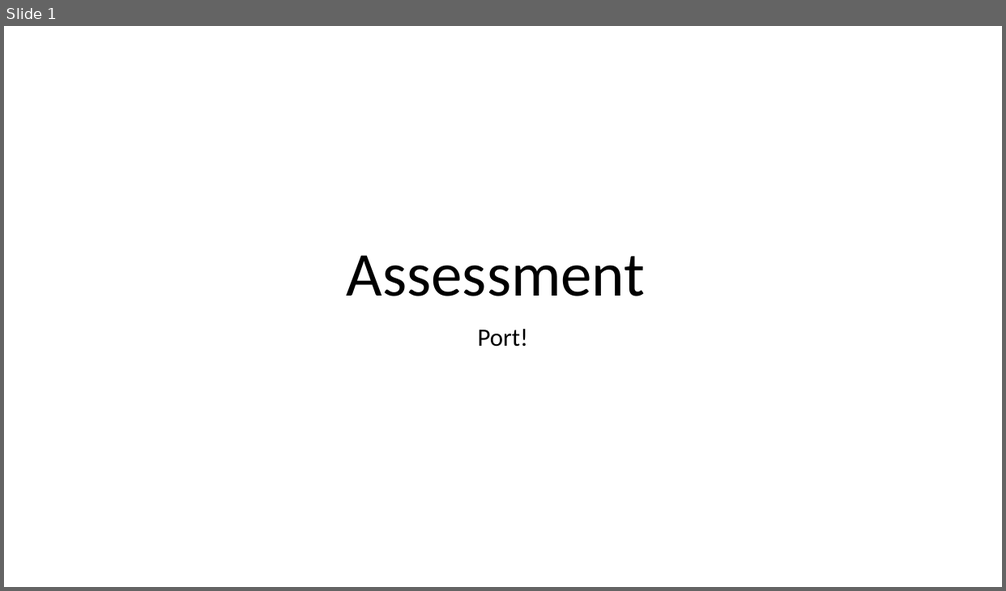
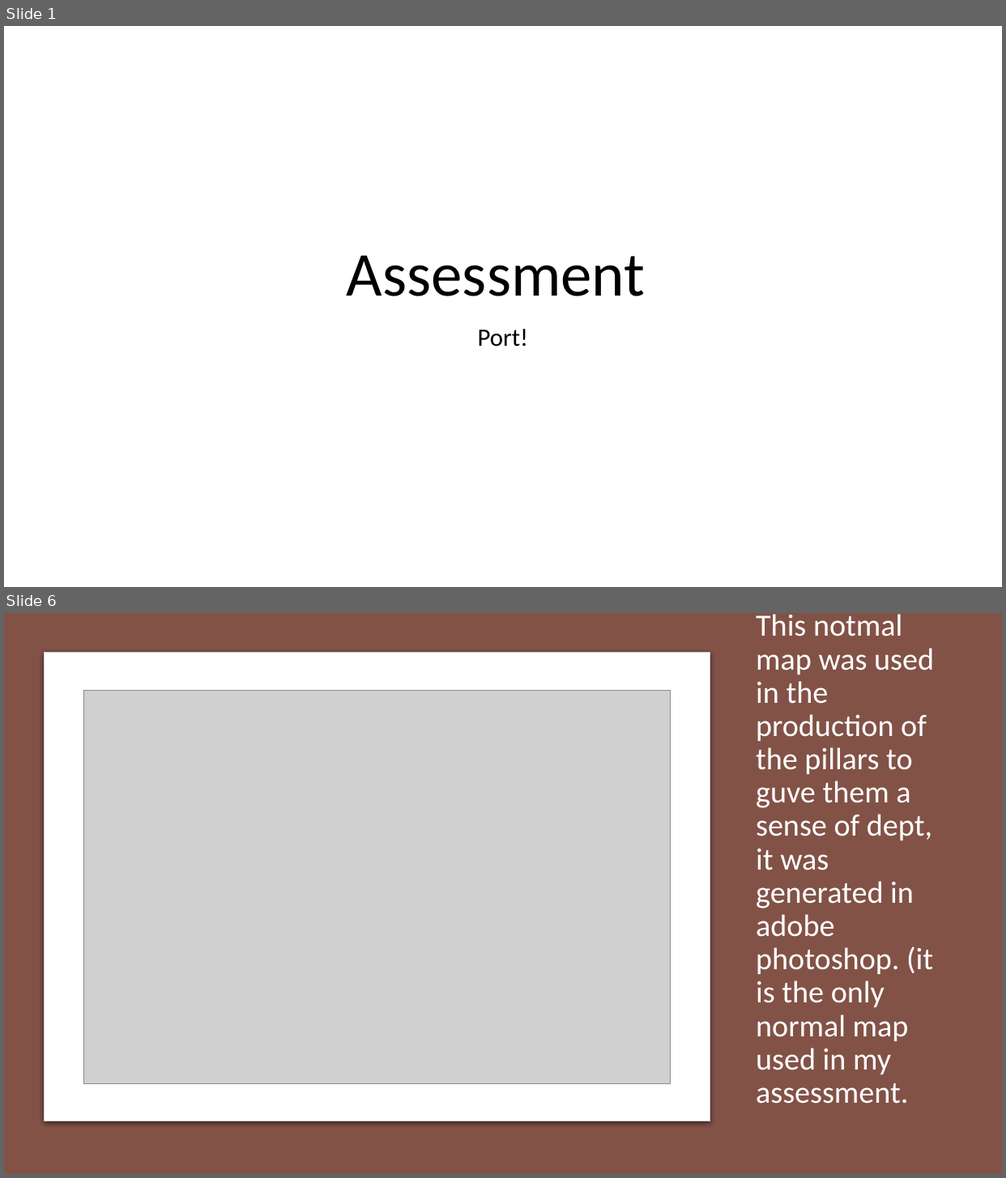
Before and after one commit to damola9162/prac-1-assessment, a slide deck: Assessment.pptx. Shown one above the other, each under a label of ours: slide 1 before the commit, slides 1 and 6 after it; the slides between them are not shown. The pictures are 1006x591 and 1006x1178 pixels, drawn with LibreOffice and Linux fonts; fonts in the diff are those of the drawing; grey boxes stand for pictures. Boxes give left, top, right and bottom in pixels: in the first picture for what was removed or moved away, otherwise in the second. Text is boxed around its words. In the diff, an @@ line names an element or a change of style, - is before the commit and + after.

```diff
--- a/Assessment.pptx
+++ b/Assessment.pptx
@@ slide 6 added at [4,613,1002,1174], background #E7E6E6 @@
@@ rectangle added at [4,613,1002,1174], fill #825247 @@
@@ title added at [756,614,934,1104], 29.7 pt, text #FFFFFF @@
+This notmal map was used in the production of the pillars to guve them a sense of dept, it was generated in adobe photoshop. (it is the only normal map used in my assessment.
@@ rounded rectangle added at [44,653,710,1122], fill #FFFFFF, outline #C8CACA 0.75 pt @@
@@ picture added at [84,690,671,1084] @@
```
Also in this commit, not shown: 2 slides changed, 3 other slides added, 1 slide removed, 1 other file.
